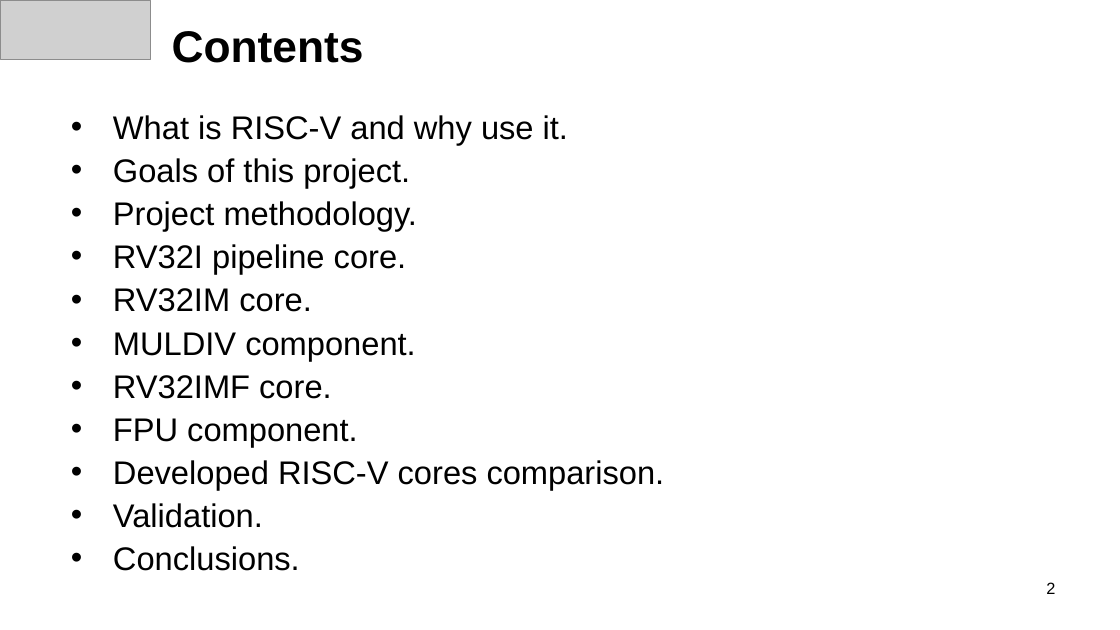
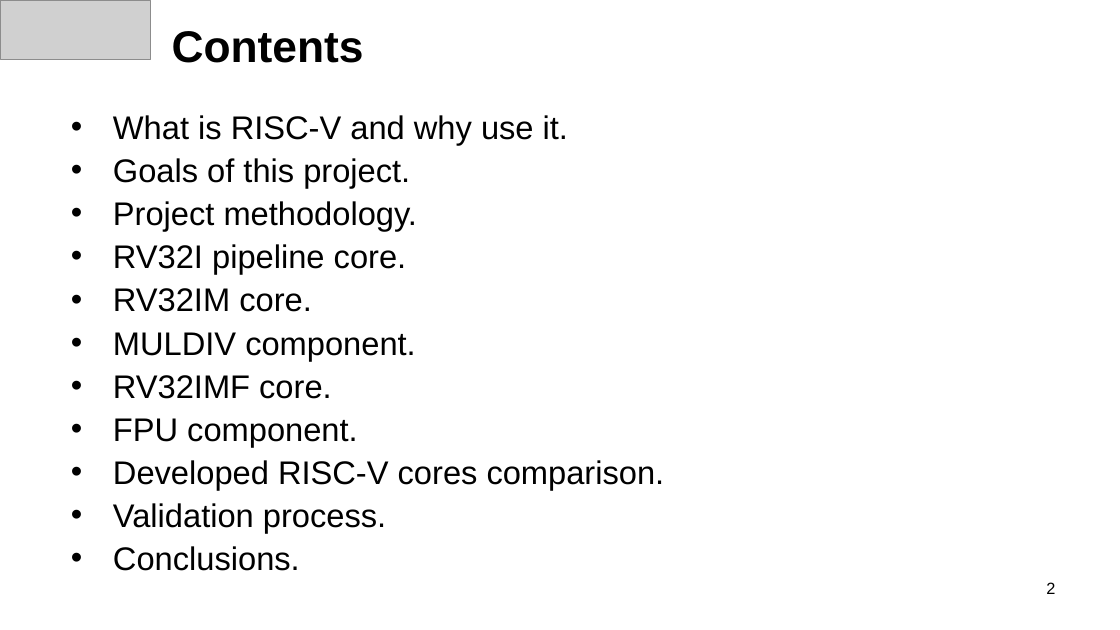
Before and after one commit to FFD-UAB/RISC-V-Instruction-sets-M-and-F, a slide deck: slide 2 of TFM_FFD_Slides3.pptx. Drawn at 1120x630 pixels with LibreOffice and Linux fonts; fonts in the diff are those of the drawing; grey boxes stand for pictures; background and template pictures are left out. Boxes give left, top, right and bottom in pixels: in the first picture for what was removed or moved away, otherwise in the second. Text is boxed around its words. In the diff, an @@ line names an element or a change of style, - is before the commit and + after.

```diff
--- a/TFM_FFD_Slides3.pptx
+++ b/TFM_FFD_Slides3.pptx
@@ text at bbox=[113, 503, 386, 533]: text changed @@
-• Validation.
+• Validation process.
```
Also in this commit, not shown: 5 other slides changed, 2 slides added, 1 other file.
